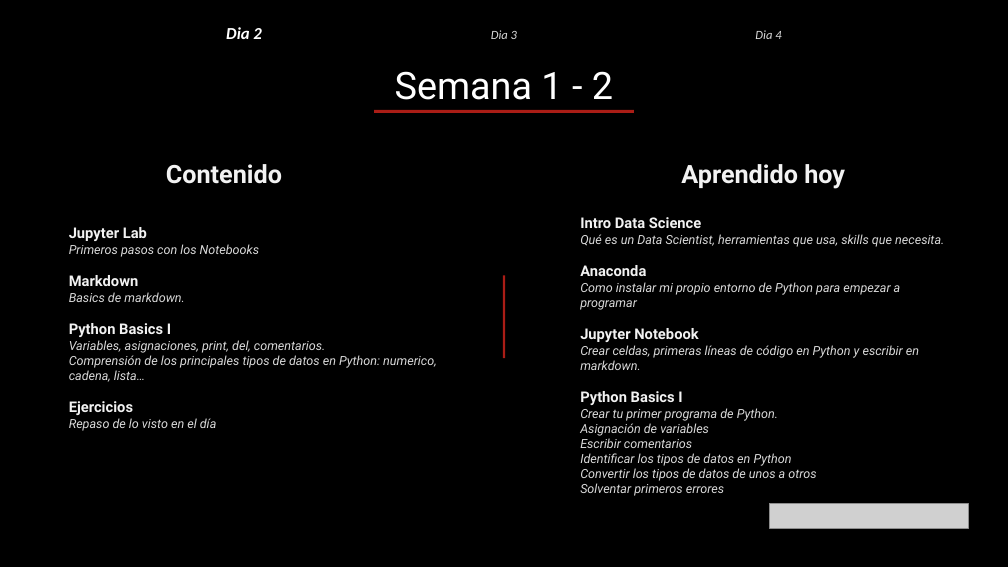
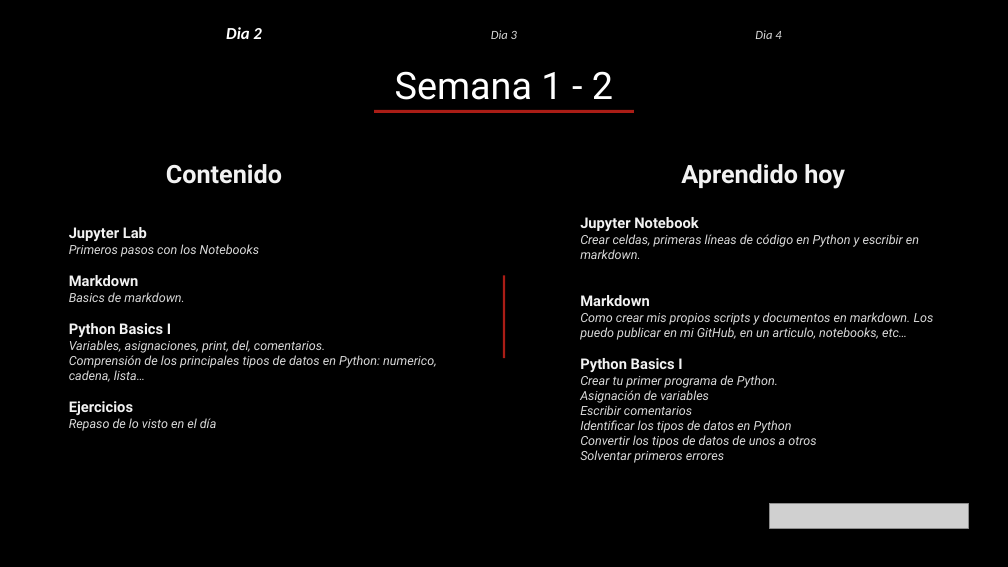
Before and after one commit to miriamdreyer/thebridge, a slide deck: slide 3 of 0_Ramp_Up/documentos/Data Science - Ramp Up - Contenidos.pptx. Drawn at 1008x567 pixels with LibreOffice and Linux fonts; fonts in the diff are those of the drawing; grey boxes stand for pictures. Boxes give left, top, right and bottom in pixels: in the first picture for what was removed or moved away, otherwise in the second. Text is boxed around its words. In the diff, an @@ line names an element or a change of style, - is before the commit and + after.

Commit message:
Python basics

```diff
--- a/0_Ramp_Up/documentos/Data Science - Ramp Up - Contenidos.pptx
+++ b/0_Ramp_Up/documentos/Data Science - Ramp Up - Contenidos.pptx
@@ text at (580, 217, 944, 310): paragraphs removed @@
-Intro Data Science
-Qué es un Data Scientist, herramientas que usa, skills que necesita.
-Anaconda
-Como instalar mi propio entorno de Python para empezar a programar
@@ text at (580, 295, 934, 340): paragraphs added @@
+Markdown
+Como crear mis propios scripts y documentos en markdown. Los puedo publicar en mi GitHub, en un articulo, notebooks, etc…
```
Also in this commit, not shown: 3 other files.
